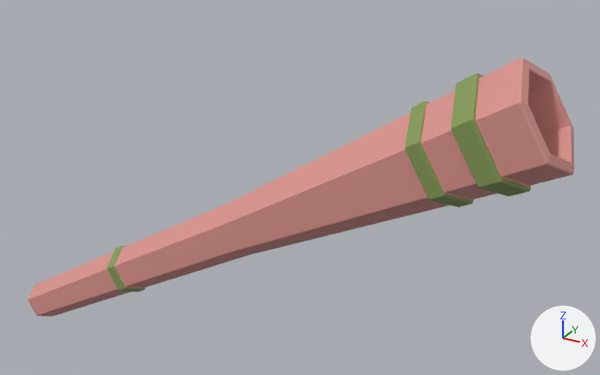
A saved change to the FBX model CampSquirrels/Assets/Kyparon Assets/torch_v1.fbx.
Rendered twice from a 50 mm lens placed at (1.236, 5.372, 2.113), pointed at (0.148, 7.35, 1.124). Every picture has the same lights, and +X, +Y and +Z are marked at lower right. Where no turn or scale is listed for an object, it has been applied to the vertices.

Script lines for the objects in view, before the commit:
```python
me_mesh = bpy.data.meshes.new('Mesh')
me_mesh.from_pydata(...)  # 420 vertices, 422 faces; spans x -0.9..0.93, y -0.14..0.14, z -0.56..0.62
# faces by material slot: [242, 180]
me_mesh.materials.append(mat_wood)  # pink #de968f
me_mesh.materials.append(mat_torch_bands)  # green #869d57
# before: 78 (0.02, 0.07, -0.04), 81 (0.02, 0.07, -0.04), 86 (0.04, 0.0, -0.07) at pixel (250, 254), 89 (0.04, 0.0, -0.07) at pixel (249, 254), 94 (0.02, -0.07, -0.04) at pixel (230, 252)
# before: 97 (0.02, -0.07, -0.04) at pixel (229, 252), 102 (-0.02, -0.07, 0.03) at pixel (217, 227), 105 (-0.02, -0.07, 0.04) at pixel (216, 226), 110 (-0.04, 0.0, 0.07) at pixel (224, 205), 113 (-0.04, 0.0, 0.07) at pixel (224, 204)
# before: 118 (-0.02, 0.07, 0.04), 121 (-0.02, 0.07, 0.03)
ob_torch = bpy.data.objects.new('torch', me_mesh)
ob_torch.location = (0.0, 7.233, 1.0)
```
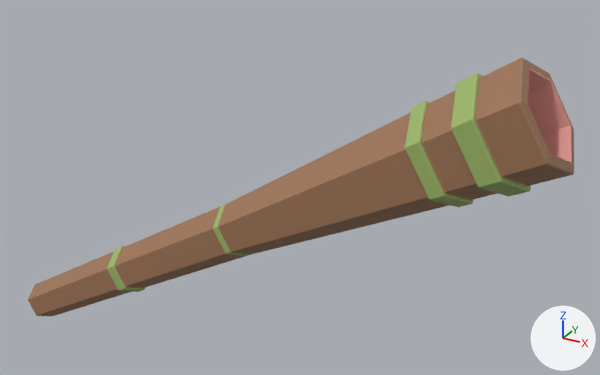
Edits to the bpy script that builds the scene:
```text
Add mat_torch_wood:
    mat_torch_wood = principled_material('torch_wood')
    mat_torch_wood.base_color = (0.352, 0.181, 0.0961)  # brown #a07657
Change me_mesh:
    used by ob_torch; location = (0.0, 7.233, 1.0)
    verts and faces of me_mesh; kept vertices keep their numbers, new ones are numbered from 420
    remove me_mesh.from_pydata(...)  # 420 vertices, 422 faces; spans x -0.9..0.93, y -0.14..0.14, z -0.56..0.62
    add me_mesh.from_pydata(...)  # 420 vertices, 424 faces; spans x -0.9..0.93, y -0.14..0.14, z -0.56..0.62
    me_mesh part 1
    add for i in [78, 97, 102, 121]: verts[i] += (-0.02, 0.0, 0.0)
    add for i in [81, 86, 89, 94]: verts[i] += (-0.01, 0.0, -0.01)
    add for i in [105, 110, 113, 118]: verts[i] += (-0.02, 0.0, -0.01)
    me_mesh part 2: 156 faces spanning x -0.9..0.93, y -0.13..0.13, z -0.56..0.62 switch from mat_wood (pink #de968f) to mat_torch_wood (brown #a07657)
```

What differs and where, as boxes (x1, y1, x2, y2) in the pictures (600 x 375 px; the box of a moved part takes in the faces that stretch with it):
part 1 of me_mesh, moved or reshaped
    both: (116, 205, 249, 288)
part 2 of me_mesh, recoloured
    both: (28, 58, 574, 316)
